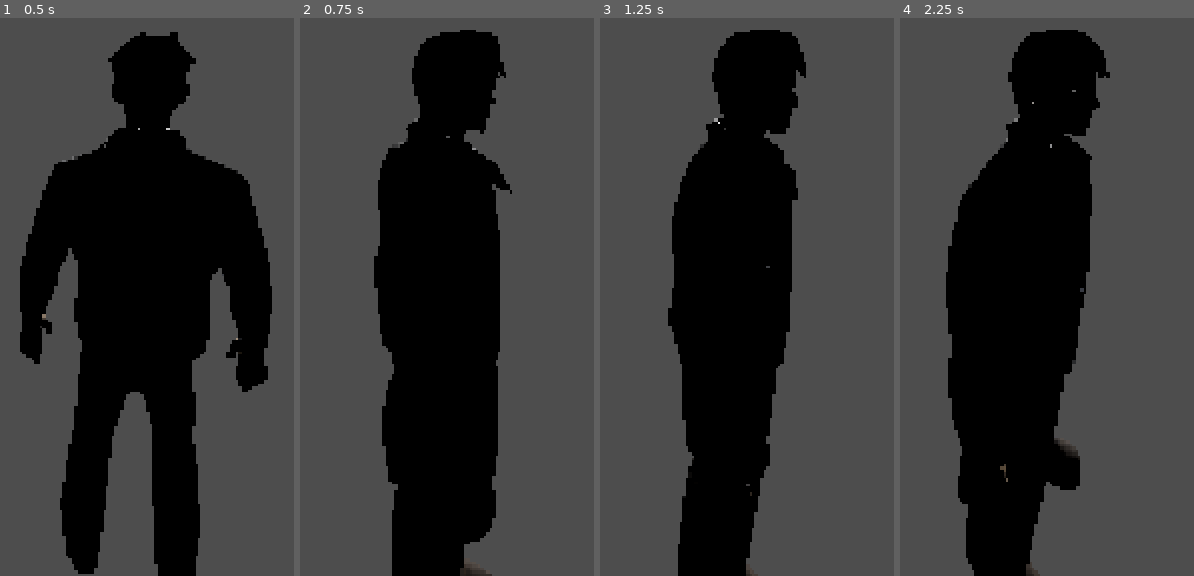
Above: before the commit, frames 1-4 (left to right).
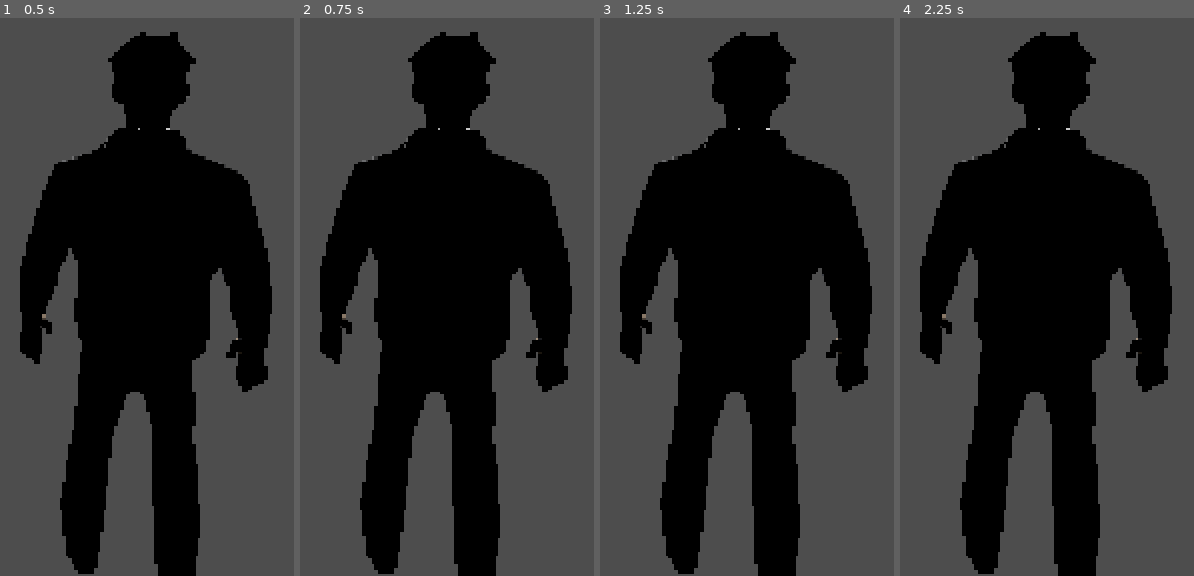
Above: after the commit, the same moments.

Repository: tactical4503/devil-hunter
Game: Godot game, scene res://Main.tscn.tscn
Two runs of this game, one before a commit and one after it. Both use one fixed random seed, a clock stepped at 60 frames per second and the inputs below.
Inputs:
- Up to frame 1 (0.5 s): no input
- Up to frame 2 (0.75 s): tap Enter at 0.5 s; hold D from 0.53 s (still down)
- Up to frame 3 (1.25 s): keep holding D
- Up to frame 4 (2.25 s): release D at 1.28 s; hold S 1.28-2.03 s; hold D from 2.03 s (still down)

Frame 1 is identical in both runs. In frame 2, 21% of the frame differs, in the area x 6-93%, y 2-100%; in frame 3, 24%; in frame 4, 25%.

Commit message:
Prevent model script from fighting player controller

Diff:
--- a/player_model.gd
+++ b/player_model.gd
@@ -1,21 +1,7 @@
 extends Node3D
 
-func _process(delta):
-	var direction = Vector3.ZERO
+# The player root handles movement and turning.
+# This script is intentionally kept passive so the model does not fight the controller.
 
-	if Input.is_key_pressed(KEY_W):
-		direction.z -= 1
-
-	if Input.is_key_pressed(KEY_S):
-		direction.z += 1
-
-	if Input.is_key_pressed(KEY_A):
-		direction.x -= 1
-
-	if Input.is_key_pressed(KEY_D):
-		direction.x += 1
-
-	if direction.length() > 0:
-		direction = direction.normalized()
-		var target_rotation = atan2(direction.x, direction.z) + PI
-		rotation.y = lerp_angle(rotation.y, target_rotation, 8.0 * delta)
+func _ready():
+	set_process(false)
